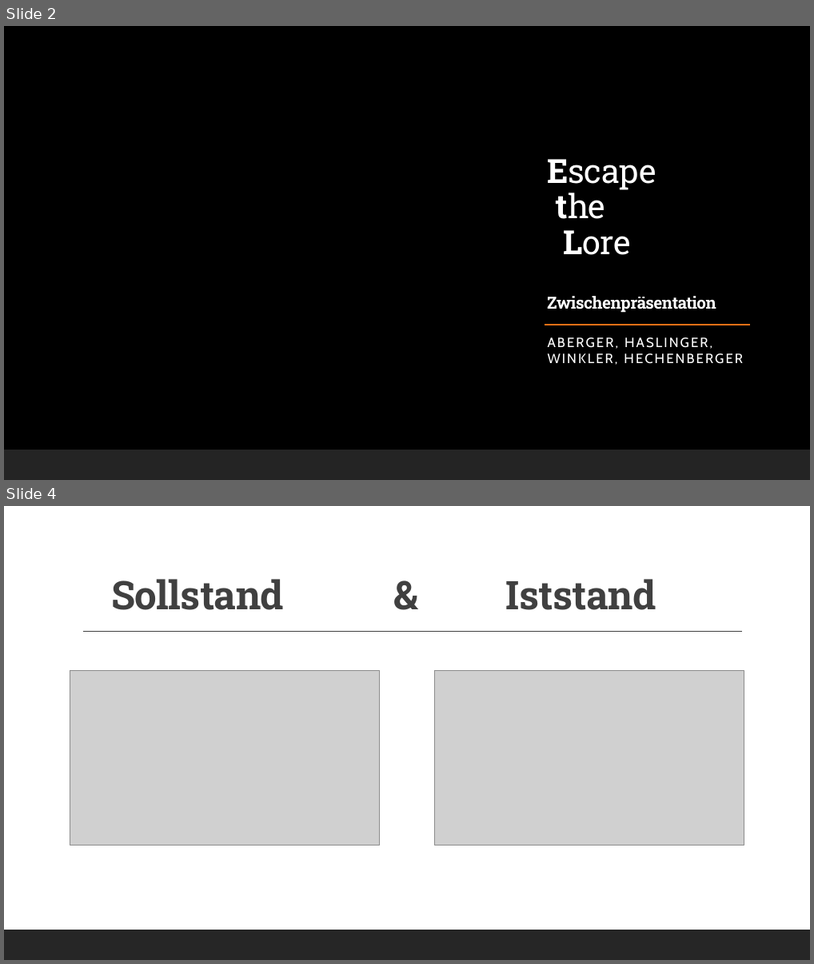
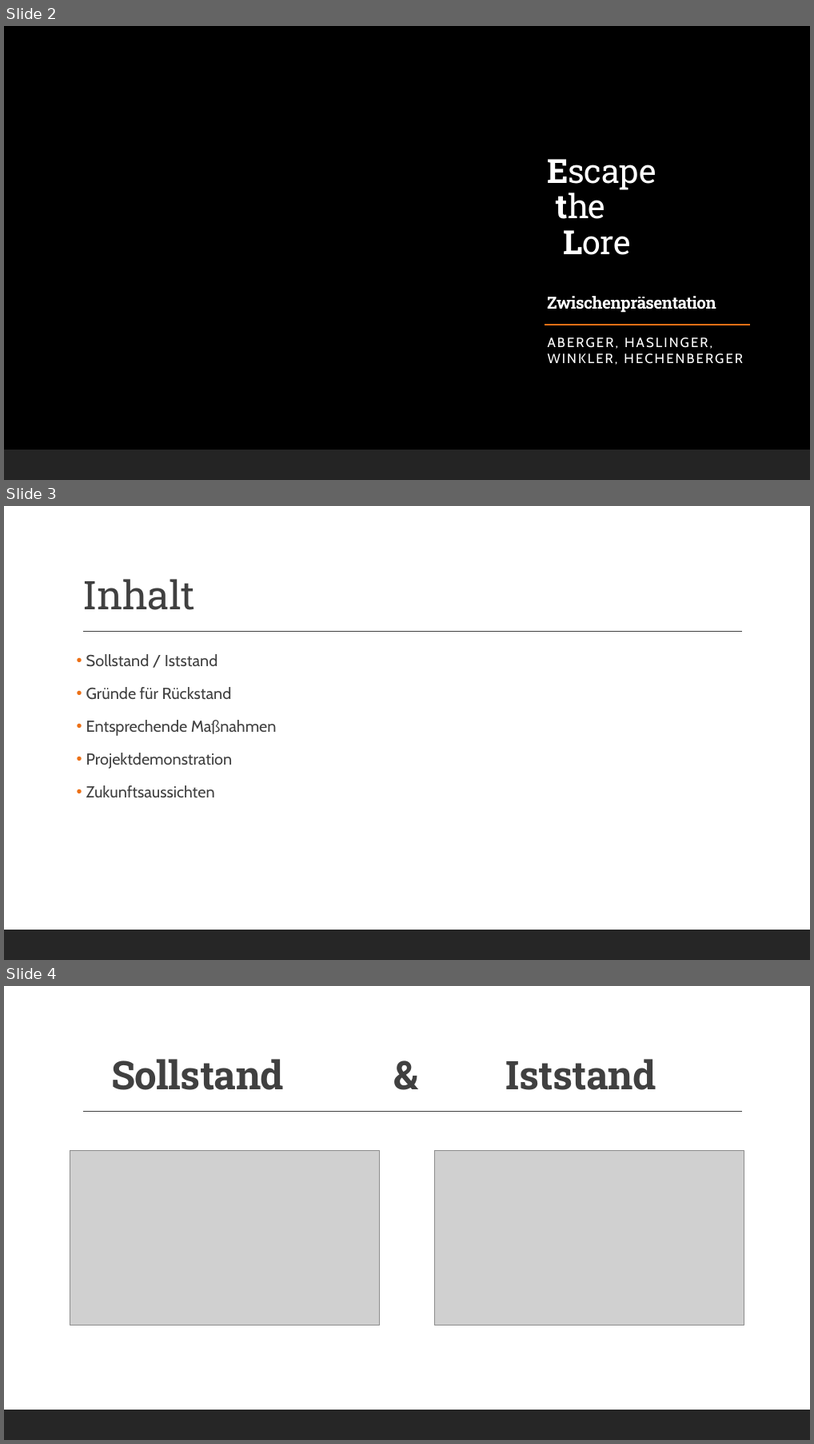
Before and after one commit to jonasaberger/EscapeTheLore, a slide deck: Docs/11_Zwischenpräsentation.pptx. Shown one above the other, each under a label of ours: slides 2 and 4 before the commit, slides 2, 3 and 4 after it; the slides between them are not shown. The pictures are 814x964 and 814x1444 pixels, drawn with LibreOffice and Linux fonts; fonts in the diff are those of the drawing; grey boxes stand for pictures; background and template pictures are left out. Boxes give left, top, right and bottom in pixels: in the first picture for what was removed or moved away, otherwise in the second. Text is boxed around its words. In the diff, an @@ line names an element or a change of style, - is before the commit and + after.

```diff
--- a/Docs/11_Zwischenpräsentation.pptx
+++ b/Docs/11_Zwischenpräsentation.pptx
@@ slide 3 added at <box>4,506,810,960</box>, background #FFFFFF; not listed: 2 template elements that a slide beside it also shows @@
@@ title added at <box>82,579,195,610</box>, 47 pt, text #404040 @@
+Inhalt
@@ text added at <box>86,654,277,797</box>, 19 pt, text #404040 @@
+• Sollstand / Iststand
+• Gründe für Rückstand
+• Entsprechende Maßnahmen
+• Projektdemonstration
+• Zukunftsaussichten
```
Also in this commit, not shown: 2 slides changed, 1 other slide added, 1 slide removed.
